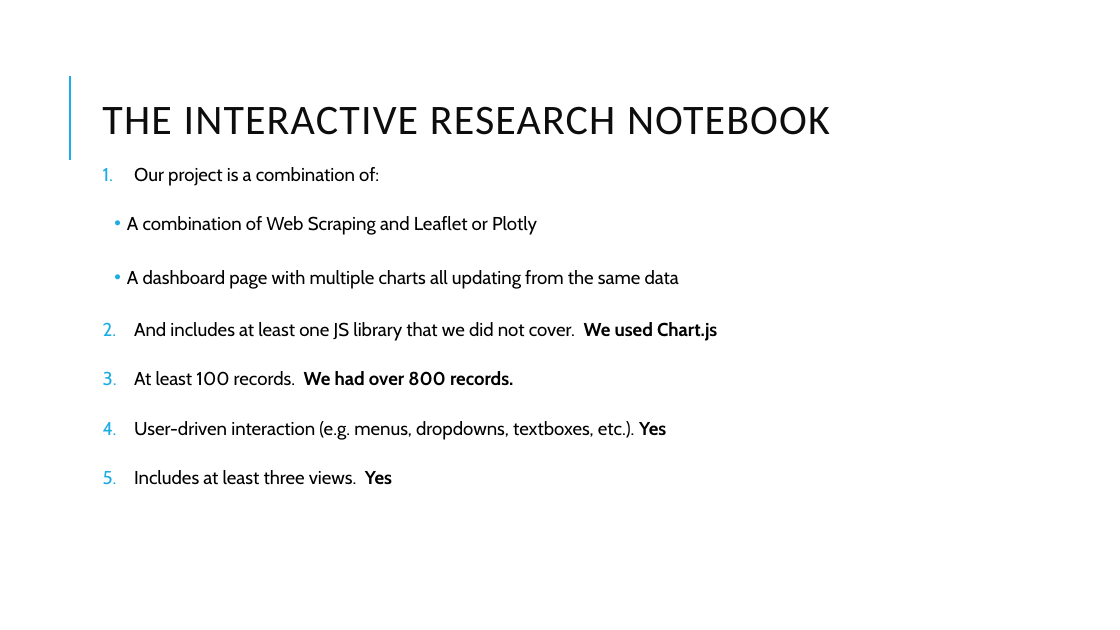
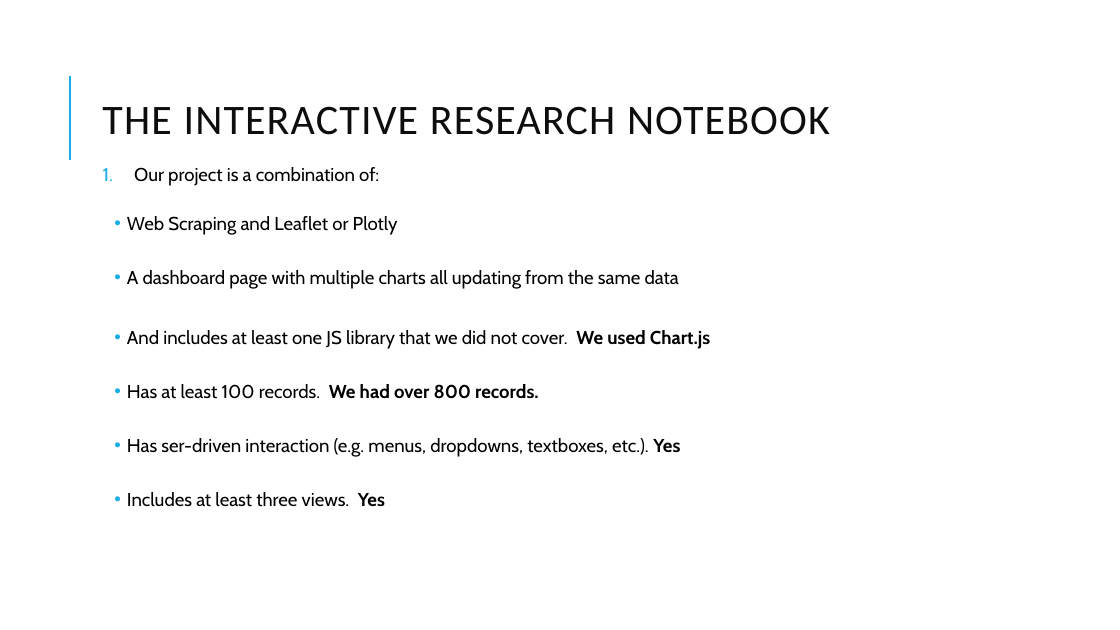
Before and after one commit to sn95033/Project-2-Research-Notebook, a slide deck: slide 2 of Project 2 Presentation.pptx. Drawn at 1120x630 pixels with LibreOffice and Linux fonts; fonts in the diff are those of the drawing. Boxes give left, top, right and bottom in pixels: in the first picture for what was removed or moved away, otherwise in the second. Text is boxed around its words. In the diff, an @@ line names an element or a change of style, - is before the commit and + after.

```diff
--- a/Project 2 Presentation.pptx
+++ b/Project 2 Presentation.pptx
@@ text at box(127, 216, 398, 235): text changed @@
-  • A combination of Web Scraping and Leaflet or Plotly
+  • Web Scraping and Leaflet or Plotly
@@ text at box(127, 330, 710, 507): bullet 1. to •; list level 1 to 2 in "And includes at least one ..."; list level 1 to 2 in "Includes at least three views. ..." @@
@@ text at box(127, 384, 680, 457): text changed @@
-3. At least 100 records. We had over 800 records.
-4. User-driven interaction (e.g. menus, dropdowns, textboxes, etc.). Yes
+  • Has at least 100 records. We had over 800 records.
+  • Has ser-driven interaction (e.g. menus, dropdowns, textboxes, etc.). Yes
```
Also in this commit, not shown: 2 other slides changed.
